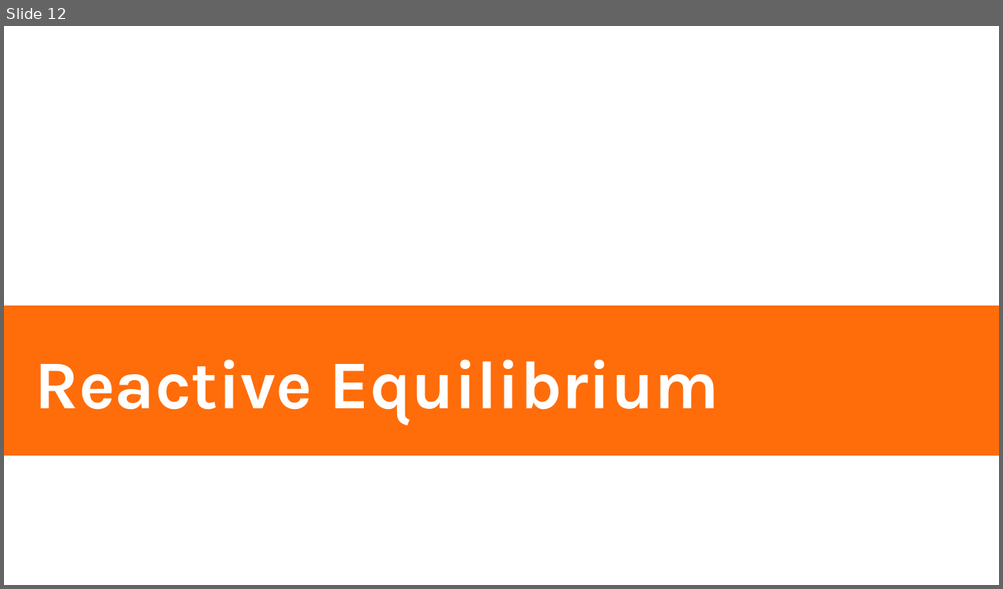
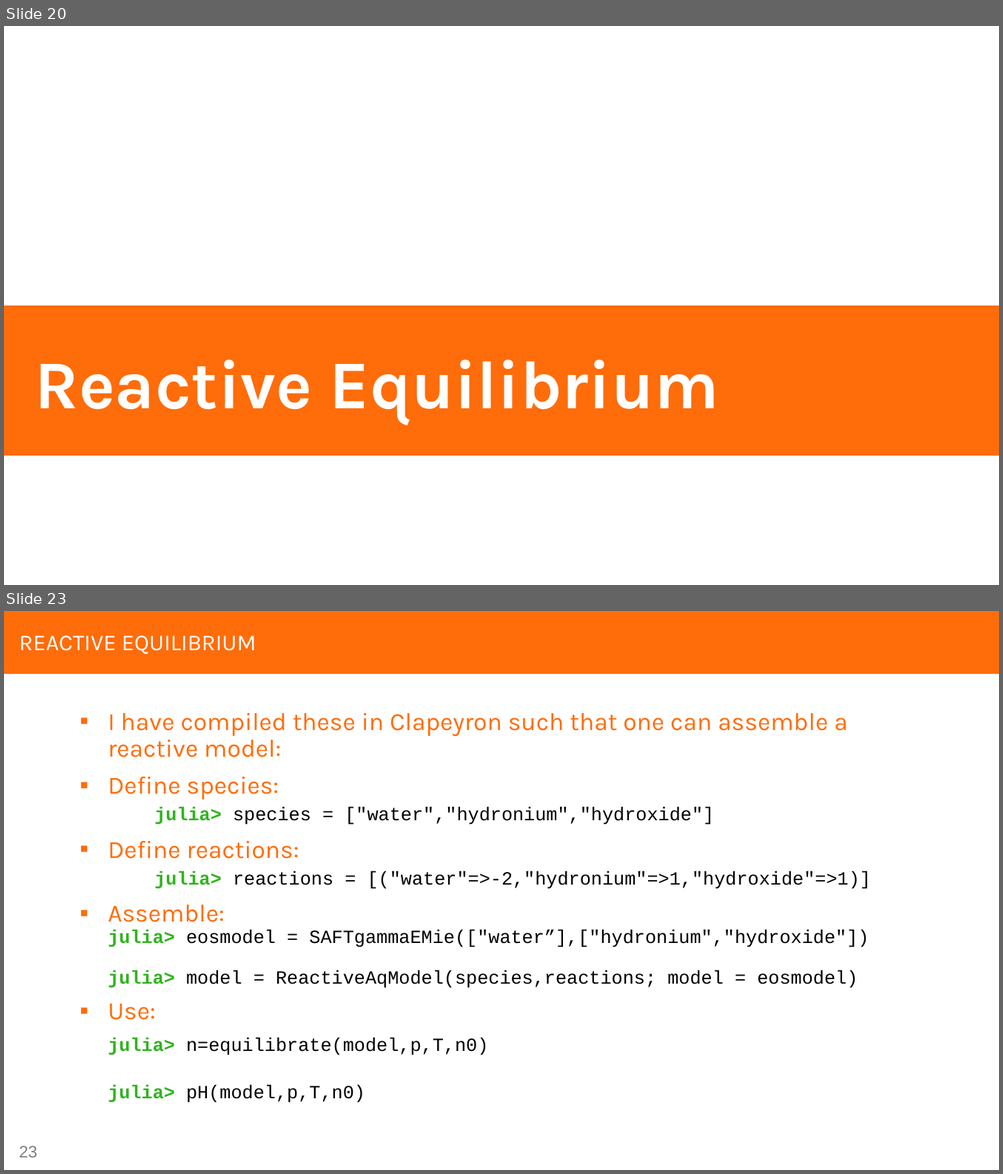
Before and after one commit to zgw-group/polymer_physics_lectures, a slide deck: clapeyron/Clapeyron_tutorial.pptx. Shown one above the other, each under a label of ours: slide 12 before the commit, slides 20 and 23 after it; the slides between them are not shown. The pictures are 1003x589 and 1003x1174 pixels, drawn with LibreOffice and Linux fonts; fonts in the diff are those of the drawing. Boxes give left, top, right and bottom in pixels: in the first picture for what was removed or moved away, otherwise in the second. Text is boxed around its words. In the diff, an @@ line names an element or a change of style, - is before the commit and + after.

```diff
--- a/clapeyron/Clapeyron_tutorial.pptx
+++ b/clapeyron/Clapeyron_tutorial.pptx
@@ slide 23 added at (4,611,999,1170), background #FFFFFF @@
@@ rectangle added at (4,611,999,674), fill #FF6C0A @@
@@ title added at (19,635,256,654), 22 pt, text #FFFFFF @@
+REACTIVE EQUILIBRIUM
@@ text added at (108,713,871,1103), 18 pt, text #000000 @@
+▪ I have compiled these in Clapeyron such that one can assemble a reactive model:
+▪ Define species:
+  julia> species = ["water","hydronium","hydroxide"]
+▪ Define reactions:
+  julia> reactions = [("water"=>-2,"hydronium"=>1,"hydroxide"=>1)]
+▪ Assemble:
+  julia> eosmodel = SAFTgammaEMie(["water”],["hydronium","hydroxide"])
+  julia> model = ReactiveAqModel(species,reactions; model = eosmodel)
+▪ Use:
+julia> n=equilibrate(model,p,T,n0)
+julia> pH(model,p,T,n0)
@@ page number added at (19,1146,37,1158), 16 pt, text #808080 @@
+23
@@ what was slide 12 is now slide 20 @@
```
Also in this commit, not shown: 3 slides changed, 15 other slides added, 3 slides removed.
